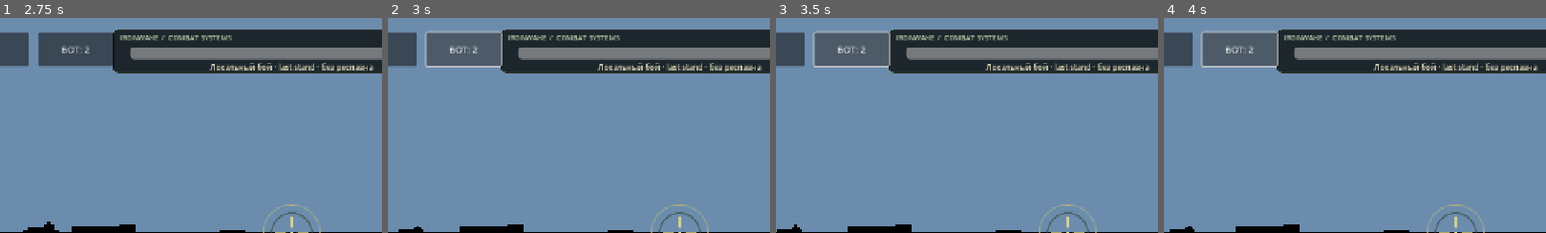
Above: before the commit, frames 1-4 (left to right).
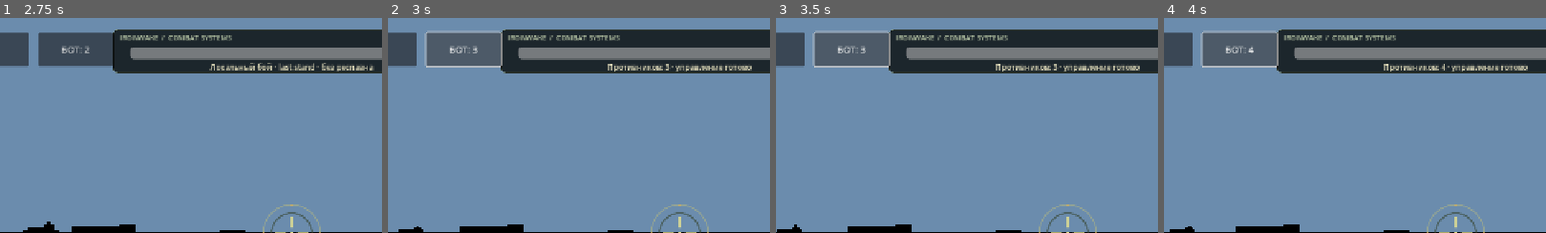
Above: after the commit, the same moments.

Repository: ivanivorontsov-sudo/ironwake-android
Game: Godot game, scene res://scenes/hangar.tscn
The game is run twice, just before and just after one commit, with the same random seed, the same clock (stepped at 60 frames per second) and the same inputs.
Inputs:
- Up to frame 1 (2.75 s): click "ЛОКАЛЬНЫЙ БОЙ" at 0.5 s; click "ОГОНЬ" at 1.25 s; click "КАМЕРА" at 2 s
- Up to frame 2 (3 s): click "БОТ: 2" at 2.75 s
- Up to frame 3 (3.5 s): no input
- Up to frame 4 (4 s): click "БОТ: 2" (after the commit: "БОТ: 3") at 3.5 s
The pictures show only the part of the screen within x 12-62%, y 0-50%; the shares and areas given below are measured in that part.

Frame 1 is identical in both runs. In frame 2, 0.8% of the frame differs, in the area x 22-98%, y 14-25%; in frame 3, 0.8%; in frame 4, 0.8%, in the area x 22-98%, y 12-25%.
Error in both runs: Invalid assignment of property or key 'glow_levels_1' with value of type 'float' on a base object of type 'Environment'. (res://scripts/graphics/battle_environ…

Commit message:
controls: safely release mobile aim state

Diff:
--- a/godot/Ironwake/scripts/combat/tank_controller.gd
+++ b/godot/Ironwake/scripts/combat/tank_controller.gd
@@ -70,6 +70,10 @@
 	})
 
 
+func release_aim_input() -> void:
+	_aim_dragging = false
+	_last_aim_pos = Vector2.ZERO
+
 func handle_aim_input(event: InputEvent) -> void:
 	if event is InputEventScreenTouch:
 		var st := event as InputEventScreenTouch
